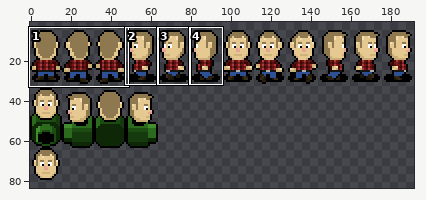
Sprite sheet: game/assets/images/players/alex.png. The picture above shows the old version from afar; the outline marks the close-up.
Close-up. The starting point:
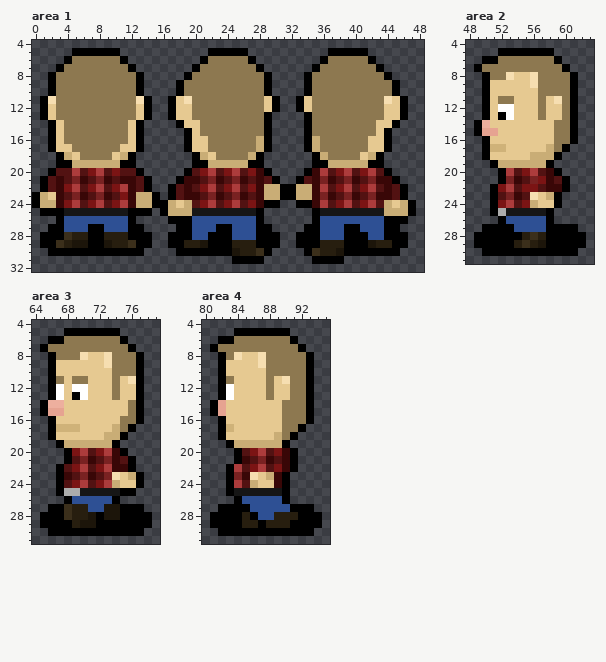
The file is 192x96 pixels. Colours within 5 levels of each other are drawn and written as one. Shown: area 1: x 0..48, y 4..32; area 2: x 48..63, y 4..31; area 3: x 64..79, y 4..31; area 4: x 80..95, y 4..31. The wide view leaves out empty margins. The commit also changed other parts of the picture, which this record leaves out.
Now the later version:
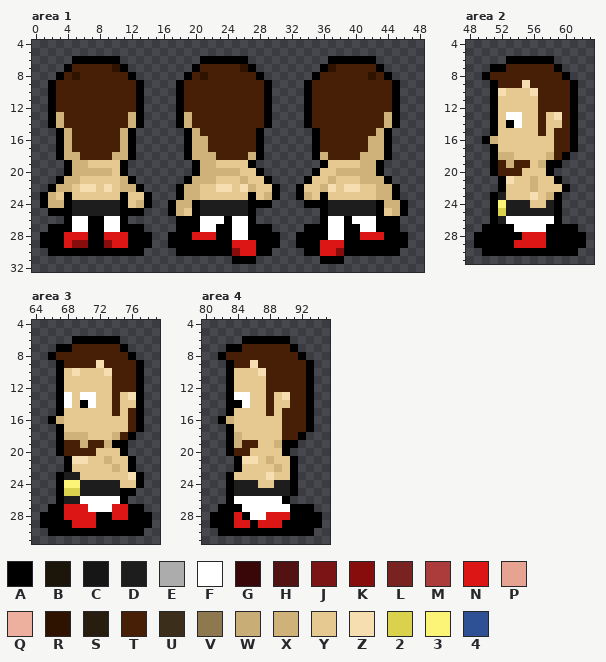
Palette (. is transparent): A #000000  B #1c150a  C #161616  D #1d1d1d  E #acacac  F #ffffff  G #390707  H #521212  J #7b1414  K #870c0c  L #792222  M #ac3c3c  N #dc1515  P #e6a391  Q #edaf9e  R #2e1301  S #271e0f  T #461f06  U #3b2f1b  V #8d7850  W #c9ad76  X #cfb279  Y #e6c991  Z #f6deb1  2 #dad24d  3 #fbf477  4 #2e5094
From old to new:
Changed rows in their new state; - is an unchanged pixel.
Area 1:
first column x 0:
 5 -----......-----------.....----------.....------
 6 ----.AAAAAA.----------AAAAA.--------.AAAAA------
 7 ---.ATTTTTRA.--------TTTTTRA.------.ARTTTTT-----
 8 --.ATRTTTTTTA.------TRTTTTTTA.----.ATTTTTTRT----
 9 ---TTTTTTTTTT------TTTTTTTTTT------TTTTTTTTTT---
10 ---TTTTTTTTTT------TTTTTTTTTT------TTTTTTTTTT---
11 -.ATTTTTTTTTTA.--.ATTTTTTTTTTA.--.ATTTTTTTTTTA.-
12 -.ATTTTTTTTTTA.--.ATTTTTTTTTTA.--.ATTTTTTTTTTA.-
13 -.AXTTTTTTTTXA.--.AXTTTTTTTTT------TTTTTTTTTXA.-
14 ---XTTTTTTTTX------XTTTTTTTTT------TTTTTTTTTX---
15 --.AXTTTTTTXA.------XTTTTTTTA.----.ATTTTTTTX----
16 --.AXTTTTTTXA.------XXTTTTTTA.----.ATTTTTTXX----
17 --.AXTTTTTTXA.------XXTTTTTTA.----.ATTTTTTXX----
18 ----XXTTTTXX-------AXXXTTTTX--------XTTTTXXXA---
19 ---.-XXYYYY-.--------XXYYYY-.------.-YYYYXX-----
20 --..AXXXXXYA..-----.AXXXXXYYA.----.AYYXXXXXA.---
21 -..AXXYYYYYXA..---.AXXXYYYXYYA.--.AYYXYYYXXXA.--
22 -.AXXYZZYZYXXA.--.AXXYYZZYZXYYA..AYYXZYZZYYXXA.-
23 .AXYAYYYYYYAYYA.-.AXXYYYYYYAYXA..AXYAYYYYYYXXA.-
24 .AXXADDDDDDAYXA..AXXADDDDDDAA-.--.-AADDDDDDAXXA.
25 -.--ADDDDDDA--.-.AXYADDDDDDA.------.ADDDDDDAYXA.
26 ---.AFFAAFFA.----.--AFFFAFFA.------.AFFAFFFA--.-
27 ----AFF--FFA--------AFF--FFA--------AFF--FFA----
28 ----NNN--NNN--------NNN--FFA--------AFF--NNN----
29 ---ANKK--KNNA------AAA---NNN--------NNN---AAA---
30 -------------------------KNNA------ANNK---------
31 ----------------------------.------.------------
Area 2:
first column x 49:
 5 ---.......---
 6 -...AAAAAA.--
 7 ..AATTTTTTA.-
 8 --TTTTTTTTTA.
 9 -.ATTTZTTTTT-
10 -.AZ---ZTTTT-
11 -.AYY---TTTT-
12 -.AYY---TTTT-
13 -.AY-F--T-ZT-
14 ..A-AF--T-YT-
15 ..A-----T-TT-
16 --X-------TT-
17 -.AY-----YTTA
18 -.AXX--YYXTA-
19 ---TXTTYX-A--
20 --ATTTYYYA.--
21 ----ZYYXYYA.-
22 --.AYYYXYYY--
23 ---DYYY--X---
24 ---3DDDY-D---
25 ---2DDDDDDA--
26 --ADFFFFFFA--
27 -----FFFF----
28 ------NNN----
29 -----NNNN----
Area 3:
first column x 65:
 5 ---.......---
 6 -...AAAAAA.--
 7 ..AATTTTTTA.-
 8 --TTTTTTTTTA.
 9 -.ATTTTZTTTT-
10 -.A-Z---ZTTT-
11 -.A-YY---TTT-
12 -.A-YY---TTT-
13 -.AFY-F--T-Z-
14 ..AF-AF--T-Y-
15 ..A------T-T-
16 --X-------YT-
17 -.AYY----YYTA
18 -.AXXX--YXTA-
19 ---TTXTTX-A--
20 --ATTTTYYY---
21 ----ZZYYXYY--
22 --.AYYYYYXY--
23 ---DDYYYYY-Z-
24 ---33DDDDD---
25 ---22DDDDD---
26 --ADDFFFFFA--
27 ---NNNFFFNN--
28 ---NNNN-ANN--
29 ----NNN------
Area 4:
first column x 81:
 5 ---.......---
 6 -...AAAAAA.--
 7 ..AATTTTTTA.-
 8 --TTTTTTTTTA.
 9 -.ATTZTTTTTT-
10 -.A---ZTTTTT-
11 -.A----TTTTT-
12 -.A----TTTTT-
13 -.AFF--T-ZTT-
14 ..AAF--T-YTT-
15 ..A----T-TTT-
16 --X------TTT-
17 -.A------TTTA
18 -.AX----YTTA-
19 ---XTTYYX-A--
20 --ATTYYYYA.--
21 ----ZZYXYY---
22 --.AYYYYXY---
23 ---YYY-ZYYA--
24 ---DDD--DDA--
25 ---DDDDDDDA--
26 --AFFFFFF----
27 ----FFFFFF---
28 ---NAFFNNNA--
29 ---NNANNNA---
Changed places in both close-ups, as pixel boxes (x1, y1, x2, y2):
changed: (32, 48, 416, 264)
changed: (474, 48, 578, 248)
changed: (40, 328, 144, 528)
changed: (210, 328, 314, 528)
